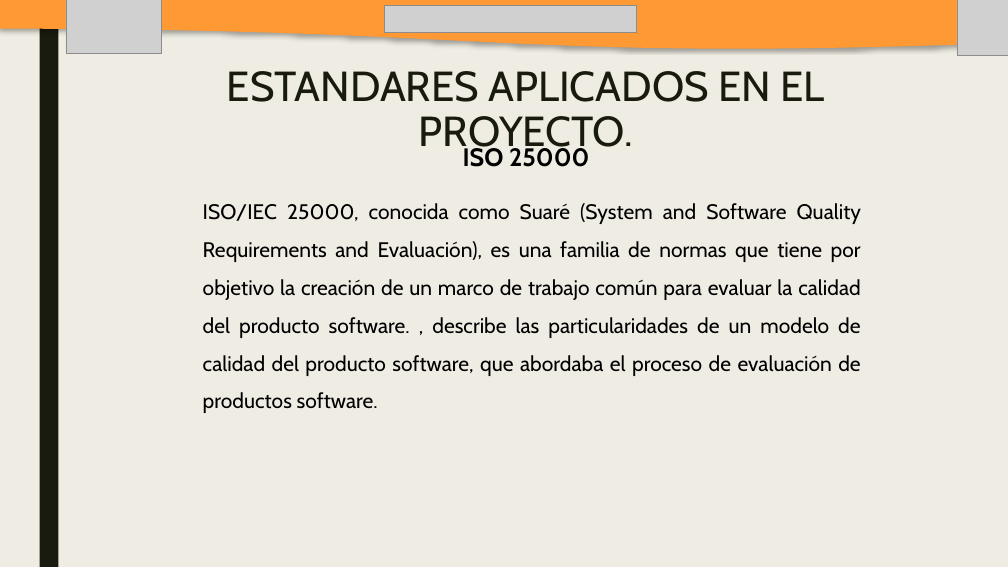
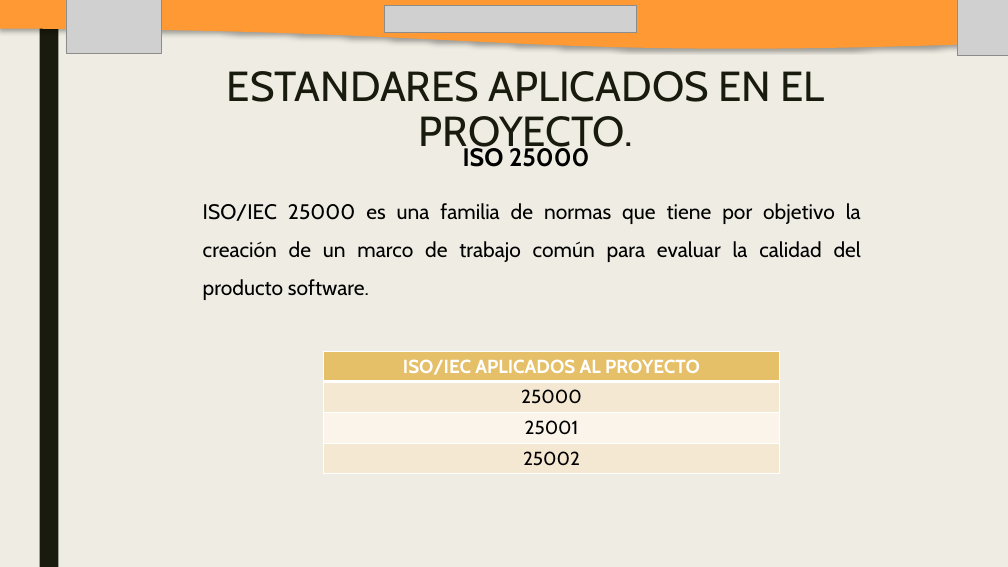
Before and after one commit to SM-ROOT/SM-ROOT, a slide deck: slide 22 of 9°A/Integradora/diapositiva/SM-ROOT_APPMO-SP.pptx. Drawn at 1008x567 pixels with LibreOffice and Linux fonts; fonts in the diff are those of the drawing; grey boxes stand for pictures. Boxes give left, top, right and bottom in pixels: in the first picture for what was removed or moved away, otherwise in the second. Text is boxed around its words. In the diff, an @@ line names an element or a change of style, - is before the commit and + after.

```diff
--- a/9°A/Integradora/diapositiva/SM-ROOT_APPMO-SP.pptx
+++ b/9°A/Integradora/diapositiva/SM-ROOT_APPMO-SP.pptx
@@ text at [203,203,861,300]: text changed @@
-ISO/IEC 25000, conocida como Suaré (System and Software Quality Requirements and Evaluación), es una familia de normas que tiene por objetivo la creación de un marco de trabajo común para evaluar la calidad del producto software. , describe las particularidades de un modelo de calidad del producto software, que abordaba el proceso de evaluación de productos software.
+ISO/IEC 25000 es una familia de normas que tiene por objetivo la creación de un marco de trabajo común para evaluar la calidad del producto software.
@@ table added at [324,352,780,474], 4 rows, 1 columns @@
+ISO/IEC APLICADOS AL PROYECTO
+25000
+25001
+25002
```
Also in this commit, not shown: 5 other slides changed, 1 slide added, 1 slide removed, 15 other files.
